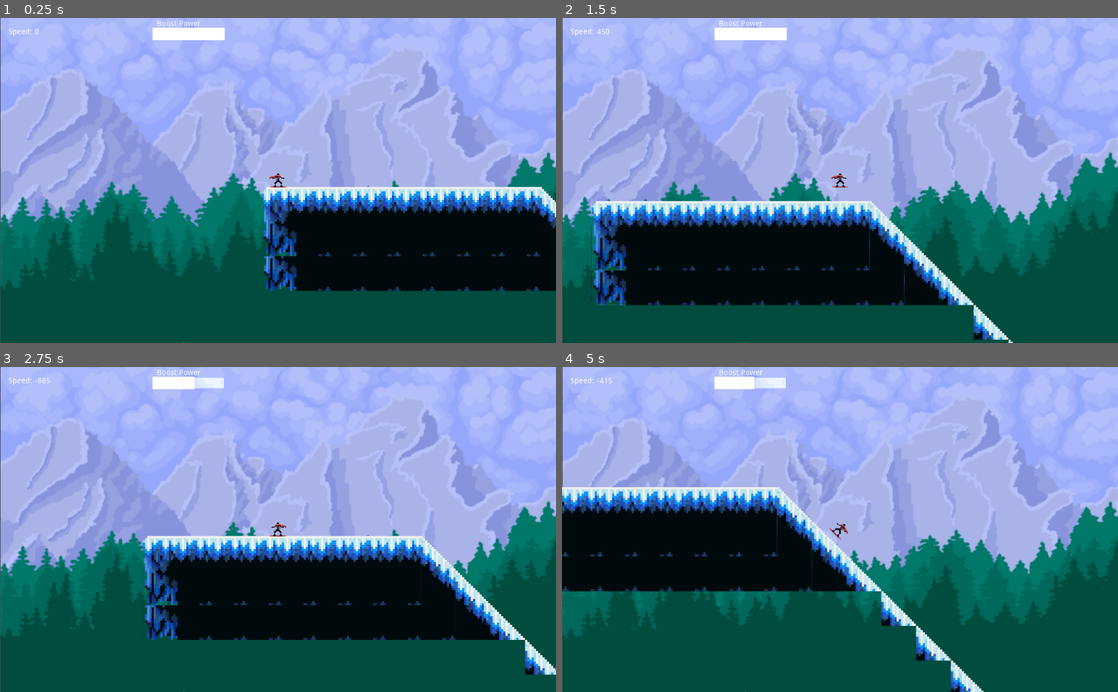
Above: before the commit, frames 1-4 (two rows, left to right).
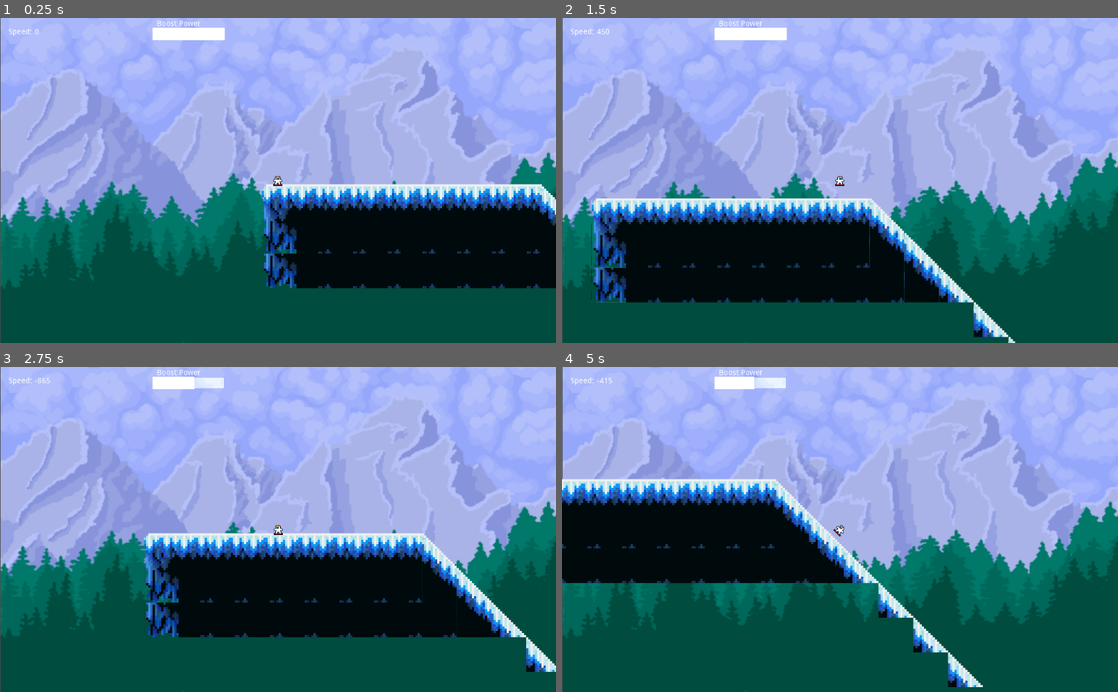
Above: after the commit, the same moments.

Repository: tompasini/Snowboarding-Prototype-2
Game: Godot game, scene res://Level1.tscn
The game is run twice, just before and just after one commit, with the same random seed, the same clock (stepped at 60 frames per second) and the same inputs.
Inputs:
- Up to frame 1 (0.25 s): no input
- Up to frame 2 (1.5 s): tap Enter at 0.5 s; hold D (right) from 0.53 s (still down); tap R (360, bound only after the commit) at 0.6 s; tap Space (jump) at 0.77, 0.8, 1.07, 1.35 s
- Up to frame 3 (2.75 s): tap Space (jump) at 1.52, 1.82, 2.3 s; tap R (360, bound only after the commit) at 1.55 s; release D (right) at 2.03 s; hold A (left) from 2.03 s (still down); hold Shift (boost) from 2.03 s (still down)
- Up to frame 4 (5 s): release A (left) at 2.78 s; release Shift (boost) at 2.78 s; hold D (right) 2.78-4.28 s; tap R (360, bound only after the commit) at 2.85, 3.6, 4.55 s; tap Space (jump) at 3.02, 3.32, 3.77, 3.8, 4.07, 4.35, 4.52, 4.82 s; hold A (left) from 4.28 s (still down)

The runs differ from the first frame. In frame 1, 4.1% of the frame differs, in the area x 47-100%, y 47-84%; in frame 2, 5.5%; in frame 3, 6.2%; in frame 4, 8.1%, in the area x 0-76%, y 34-100%.

Commit message:
yeti sprite implemented, state machine work

Diff:
--- a/Player.gd
+++ b/Player.gd
@@ -10,9 +10,9 @@
 const BASE_SPEED = 450
 const POLE_MODIFIER = 350
 
-enum States {ON_GROUND, IN_AIR}
+enum States {ON_GROUND_IDLE, ON_GROUND_RIDING, IN_AIR}
 
-var _state = States.ON_GROUND
+var _state = States.ON_GROUND_IDLE
 
 func _physics_process(delta):
 	var normal: Vector2 = get_floor_normal()
@@ -28,19 +28,22 @@
 		get_tree().reload_current_scene()
 
 	if(is_on_floor()):
-		if(_state != States.ON_GROUND):
-			_state = States.ON_GROUND
+		if(_state != States.ON_GROUND_RIDING || _state != States.ON_GROUND_IDLE):
+			if(speed):
+				_state = States.ON_GROUND_RIDING
+				$AnimatedSprite.play("riding")
+			else:
+				_state = States.ON_GROUND_IDLE
+				$AnimatedSprite.play("idle")
 			jumpCount = 2
-		$AnimatedSprite.play('idle')
 
 	if(Input.is_action_just_pressed("jump") && jumpCount != 0):
+		velocity.y = -1
 		_state = States.IN_AIR
-		velocity.y = -1
 		if(jumpCount == 2):
 			velocity.y += firstJump
 		else:
 			velocity.y += secondJump
-
 		jumpCount -= 1
 		if(!$AnimatedSprite.flip_h && speed == 0):
 			speed = BASE_SPEED
@@ -61,8 +64,12 @@
 	$Speed.text = str(speed)
 
 #	tricks
-	if(Input.is_action_just_pressed("backflip") && !is_on_floor()):
-		$AnimatedSprite.play('backflip')
+	if(_state == States.IN_AIR):
+		if(Input.is_action_just_pressed("backflip")):
+			pass
+#			$AnimatedSprite.play('backflip')
+		if(Input.is_action_just_pressed("360")):
+			$AnimatedSprite.play("360")
 
 #func body_enter(body):
 #	print('pole stuff')
--- a/Player.tscn
+++ b/Player.tscn
@@ -1,21 +1,83 @@
-[gd_scene load_steps=7 format=2]
+[gd_scene load_steps=16 format=2]
 
 [ext_resource path="res://Player.gd" type="Script" id=1]
-[ext_resource path="res://Assets/Sprite Assets/Sprite Models/Simple Sprite Model Redscarf.png" type="Texture" id=2]
-[ext_resource path="res://Assets/Sprite Assets/Sprite Models/Baggy_Sprite.png" type="Texture" id=3]
-[ext_resource path="res://Assets/Sprite Assets/Sprite Models/DeepDive_Sprite.png" type="Texture" id=4]
-[ext_resource path="res://Assets/Sprite Assets/Sprite Models/Yeti_Sprite.png" type="Texture" id=5]
+[ext_resource path="res://Assets/Sprite Assets/Animations/Sprite_Rotation_Animation.png" type="Texture" id=6]
+
+[sub_resource type="AtlasTexture" id=2]
+flags = 4
+atlas = ExtResource( 6 )
+region = Rect2( 0, 0, 20, 19 )
+
+[sub_resource type="AtlasTexture" id=13]
+flags = 4
+atlas = ExtResource( 6 )
+region = Rect2( 20, 0, 20, 19 )
+
+[sub_resource type="AtlasTexture" id=3]
+flags = 4
+atlas = ExtResource( 6 )
+region = Rect2( 0, 0, 20, 19 )
+
+[sub_resource type="AtlasTexture" id=4]
+flags = 4
+atlas = ExtResource( 6 )
+region = Rect2( 20, 0, 20, 19 )
+
+[sub_resource type="AtlasTexture" id=5]
+flags = 4
+atlas = ExtResource( 6 )
+region = Rect2( 40, 0, 20, 19 )
+
+[sub_resource type="AtlasTexture" id=6]
+flags = 4
+atlas = ExtResource( 6 )
+region = Rect2( 60, 0, 20, 19 )
+
+[sub_resource type="AtlasTexture" id=7]
+flags = 4
+atlas = ExtResource( 6 )
+region = Rect2( 80, 0, 20, 19 )
+
+[sub_resource type="AtlasTexture" id=8]
+flags = 4
+atlas = ExtResource( 6 )
+region = Rect2( 100, 0, 20, 19 )
+
+[sub_resource type="AtlasTexture" id=9]
+flags = 4
+atlas = ExtResource( 6 )
+region = Rect2( 120, 0, 20, 19 )
+
+[sub_resource type="AtlasTexture" id=10]
+flags = 4
+atlas = ExtResource( 6 )
+region = Rect2( 140, 0, 20, 19 )
+
+[sub_resource type="AtlasTexture" id=11]
+flags = 4
+atlas = ExtResource( 6 )
+region = Rect2( 160, 0, 20, 19 )
+
+[sub_resource type="AtlasTexture" id=12]
+flags = 4
+atlas = ExtResource( 6 )
+region = Rect2( 180, 0, 20, 19 )
 
 [sub_resource type="SpriteFrames" id=1]
 animations = [ {
-"frames": [ ExtResource( 2 ) ],
+"frames": [ SubResource( 2 ) ],
 "loop": true,
 "name": "idle",
 "speed": 5.0
 }, {
-"frames": [ ExtResource( 2 ), ExtResource( 3 ), ExtResource( 4 ), ExtResource( 5 ) ],
+"frames": [ SubResource( 13 ) ],
 "loop": true,
-"name": "backflip",
+"name": "riding",
+"speed": 5.0
+}, {
+"frames": [ SubResource( 3 ), SubResource( 4 ), SubResource( 5 ), SubResource( 6 ), SubResource( 7 ), SubResource( 8 ), SubResource( 9 ), SubResource( 10 ), SubResource( 11 ), SubResource( 12 ) ],
+"loop": true,
+"name": "360",
 "speed": 5.0
 } ]
 
@@ -24,10 +86,10 @@
 
 [node name="AnimatedSprite" type="AnimatedSprite" parent="."]
 frames = SubResource( 1 )
-animation = "backflip"
+animation = "riding"
 speed_scale = 2.5
 
 [node name="CollisionPolygon2D" type="CollisionPolygon2D" parent="."]
-polygon = PoolVector2Array( -1, -15, 12, -3, 2, -6, 2, 0, 9, 10, 16, 12, -14, 11, -5, 9, -7, 4, -3, -1, -5, -5, -14, -5 )
+polygon = PoolVector2Array( -5, -8, 4, -8, 4, -5, 2, -2, 7, -1, 7, 2, 4, 2, 4, 7, 8, 7, -9, 7, -6, 6, -4, 2, -9, 1, -7, -2, -3, -2 )
 
 [connection signal="animation_finished" from="AnimatedSprite" to="." method="_on_AnimatedSprite_animation_finished"]
--- a/project.godot
+++ b/project.godot
@@ -46,6 +46,11 @@
 "events": [ Object(InputEventKey,"resource_local_to_scene":false,"resource_name":"","device":0,"alt":false,"shift":false,"control":false,"meta":false,"command":false,"pressed":false,"scancode":66,"physical_scancode":0,"unicode":0,"echo":false,"script":null)
  ]
 }
+360={
+"deadzone": 0.5,
+"events": [ Object(InputEventKey,"resource_local_to_scene":false,"resource_name":"","device":0,"alt":false,"shift":false,"control":false,"meta":false,"command":false,"pressed":false,"scancode":82,"physical_scancode":0,"unicode":0,"echo":false,"script":null)
+ ]
+}
 
 [physics]
 
